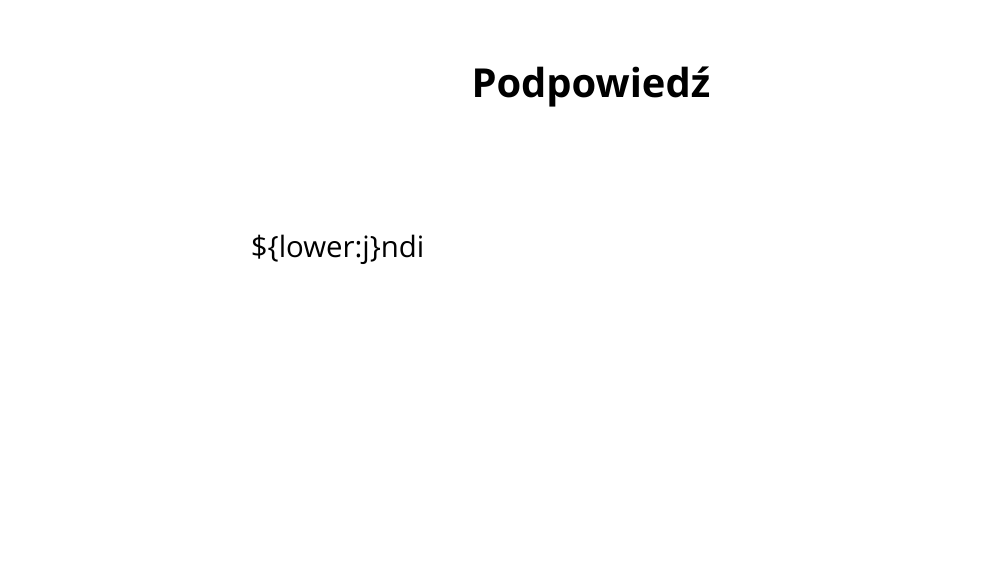
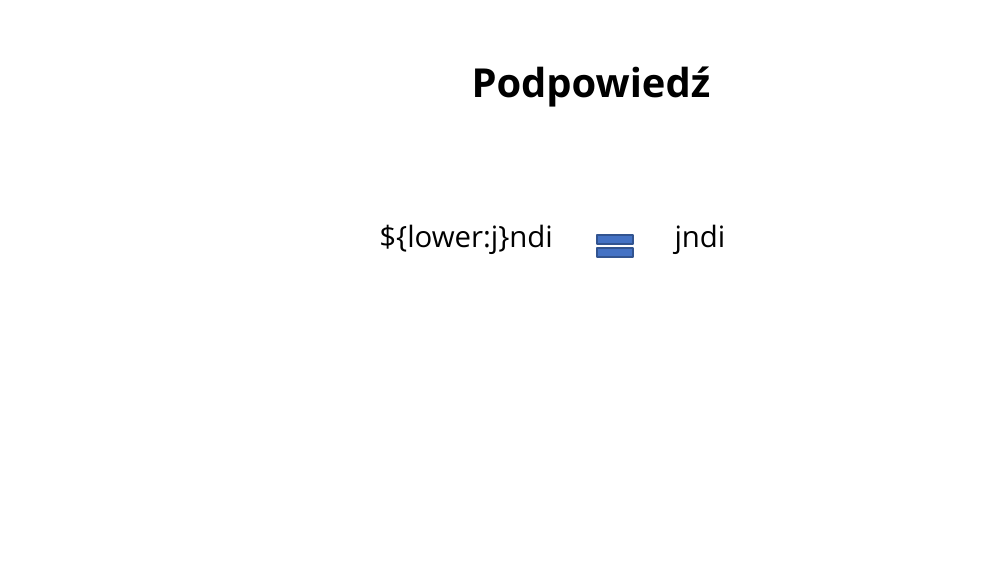
Before and after one commit to sowa-gregory/log4shell, a slide deck: slide 20 of log4shell_admindays.pptx (slide 17 before the commit). Drawn at 1008x567 pixels with LibreOffice and Linux fonts; fonts in the diff are those of the drawing; background and template pictures are left out. Boxes give left, top, right and bottom in pixels: in the first picture for what was removed or moved away, otherwise in the second. Text is boxed around its words. In the diff, an @@ line names an element or a change of style, - is before the commit and + after.

```diff
--- a/log4shell_admindays.pptx
+++ b/log4shell_admindays.pptx
@@ text "${lower:j}ndi": place and size @@
-text "${lower:j}ndi" at [251, 234, 424, 264]
+text "${lower:j}ndi" at [379, 224, 552, 254]
@@ math equal added at [591, 228, 639, 265], fill #4472C4, outline #325491 2 pt @@
@@ text added at [675, 224, 726, 254], 28 pt, text #000000 @@
+jndi
```
Also in this commit, not shown: 1 other slide changed, 15 slides added, 5 slides removed, 1 other file.
